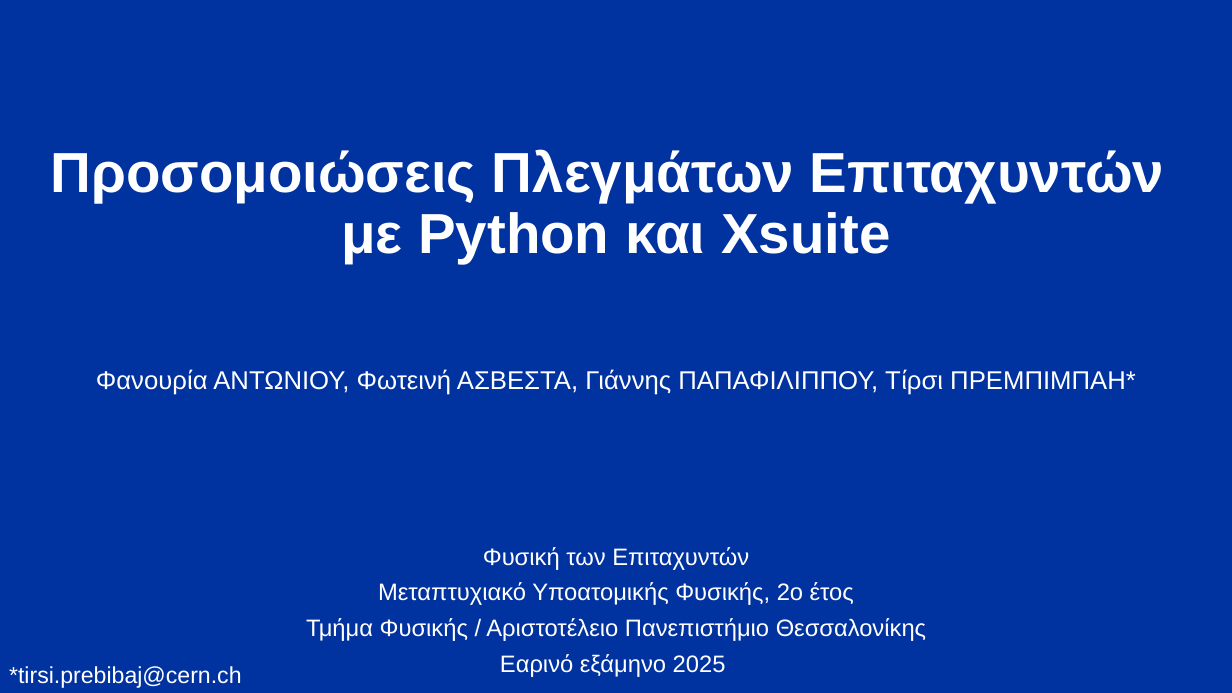
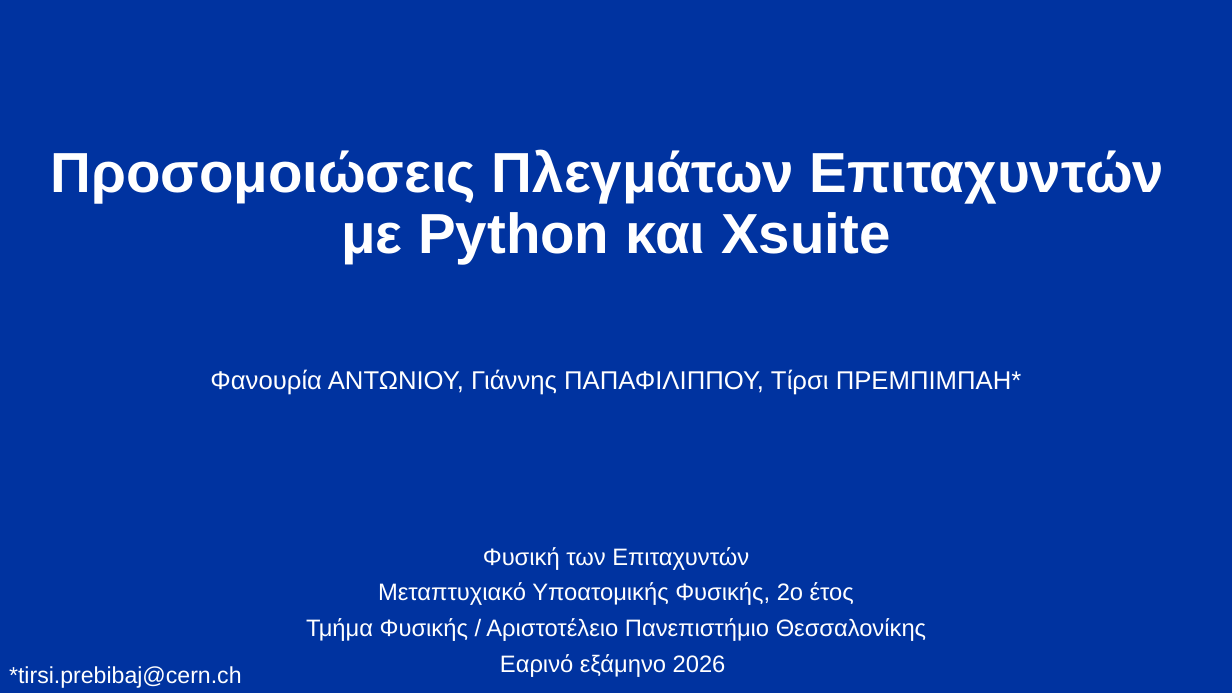
Before and after one commit to tprebiba/auth-accelerator-physics-xsuite, a slide deck: slide 2 of 00_intro_Lattice_Calculations_with_Python_AUTH2025.pptx. Drawn at 1232x693 pixels with LibreOffice and Linux fonts; fonts in the diff are those of the drawing. Boxes give left, top, right and bottom in pixels: in the first picture for what was removed or moved away, otherwise in the second. Text is boxed around its words. In the diff, an @@ line names an element or a change of style, - is before the commit and + after.

```diff
--- a/00_intro_Lattice_Calculations_with_Python_AUTH2025.pptx
+++ b/00_intro_Lattice_Calculations_with_Python_AUTH2025.pptx
@@ text at <box>210,369,1022,395</box>: text changed @@
-Φανουρία ΑΝΤΩΝΙΟΥ, Φωτεινή ΑΣΒΕΣΤΑ, Γιάννης ΠΑΠΑΦΙΛΙΠΠΟΥ, Τίρσι ΠΡΕΜΠΙΜΠΑΗ*
+Φανουρία ΑΝΤΩΝΙΟΥ, Γιάννης ΠΑΠΑΦΙΛΙΠΠΟΥ, Τίρσι ΠΡΕΜΠΙΜΠΑΗ*
@@ text at <box>500,654,726,677</box>: text changed @@
-Εαρινό εξάμηνο 2025
+Εαρινό εξάμηνο 2026
```
Also in this commit, not shown: 11 other slides changed.
